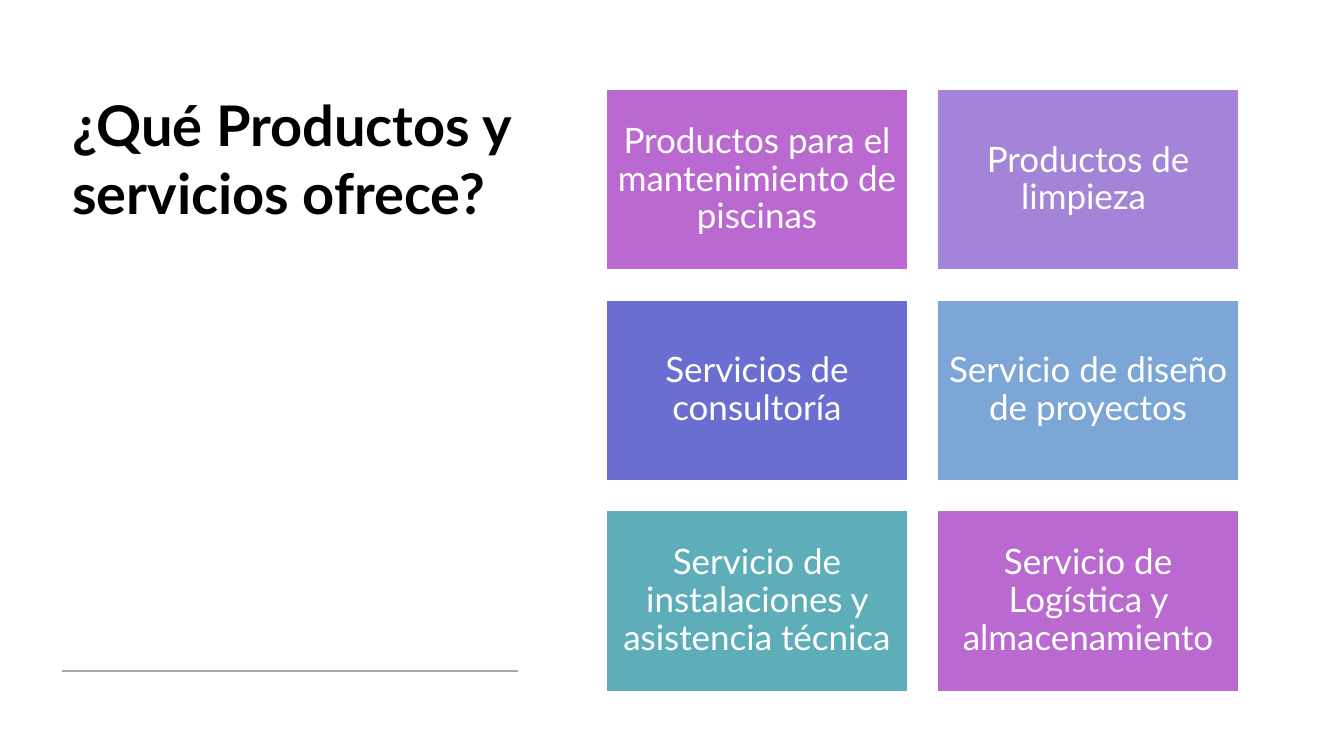
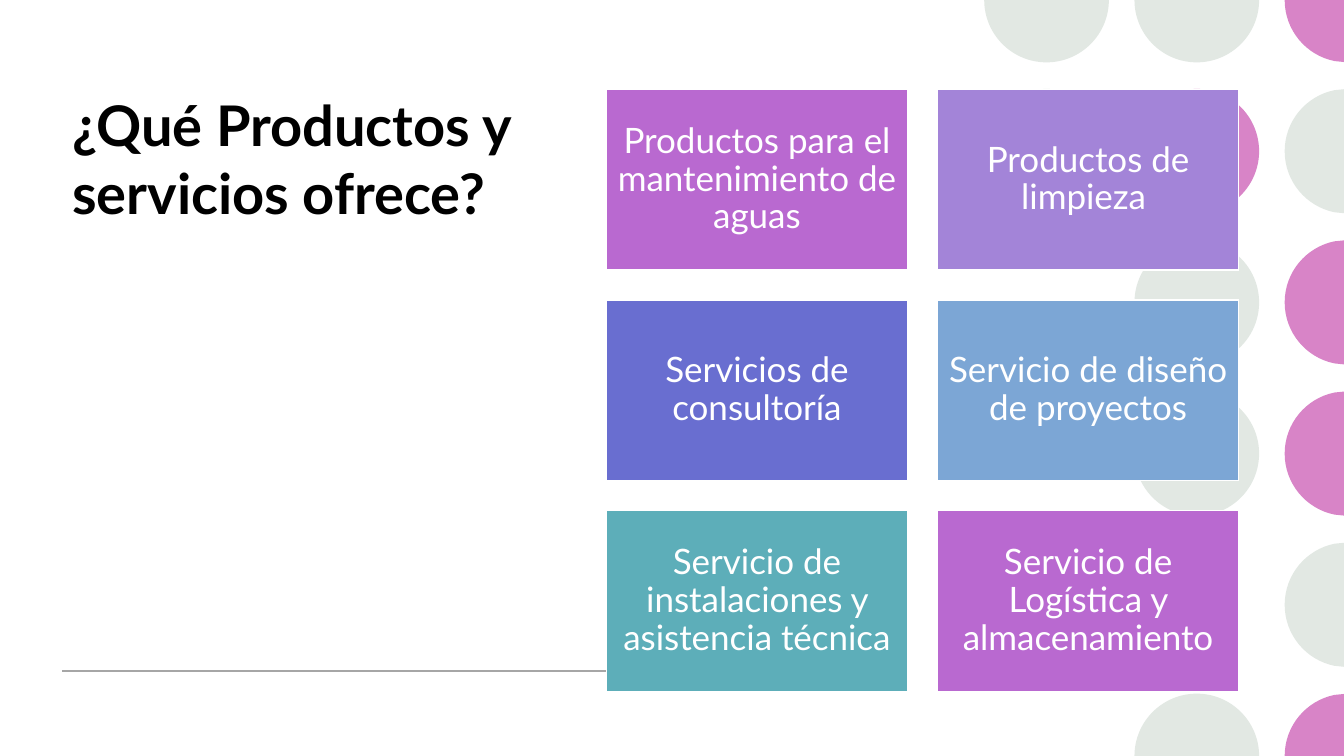
Before and after one commit to fmurciag/Ingenieria-Informatica-UA, a slide deck: slide 5 of cuatris/4/iape/Descubrimiento de la empresa.pptx. Drawn at 1344x756 pixels with LibreOffice and Linux fonts; fonts in the diff are those of the drawing. Boxes give left, top, right and bottom in pixels: in the first picture for what was removed or moved away, otherwise in the second. Text is boxed around its words. In the diff, an @@ line names an element or a change of style, - is before the commit and + after.

```diff
--- a/cuatris/4/iape/Descubrimiento de la empresa.pptx
+++ b/cuatris/4/iape/Descubrimiento de la empresa.pptx
@@ rectangle removed at <box>0,0,1344,756</box> @@
@@ ellipse added at <box>1134,89,1259,214</box>, fill #D884C7 @@
@@ text at <box>618,127,896,235</box>: text changed @@
-Productos para el mantenimiento de piscinas
+Productos para el mantenimiento de aguas
@@ ellipse added at <box>1134,240,1259,365</box>, fill #E2E8E3 @@
@@ ellipse added at <box>1134,391,1259,516</box>, fill #E2E8E3 @@
@@ line added from (63, 671) to (871, 671), #A6A6A6 1 pt @@
```
Also in this commit, not shown: 7 other slides changed, 2 slides added, 1 slide removed, 4 other files.
